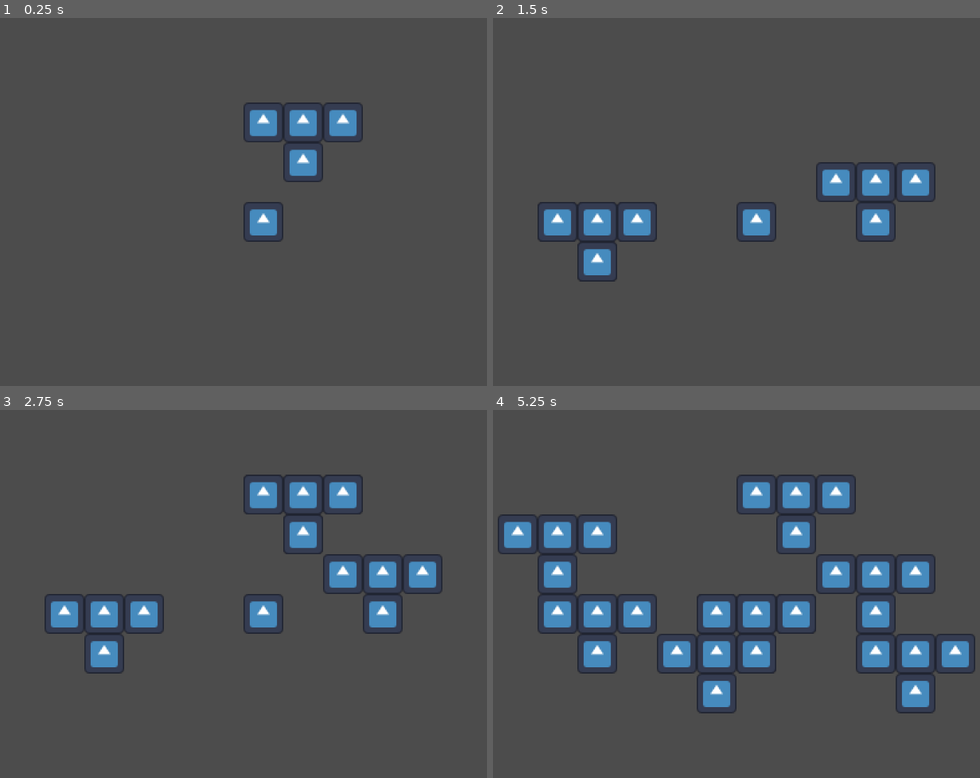
Above: before the commit, frames 1-4 (two rows, left to right).
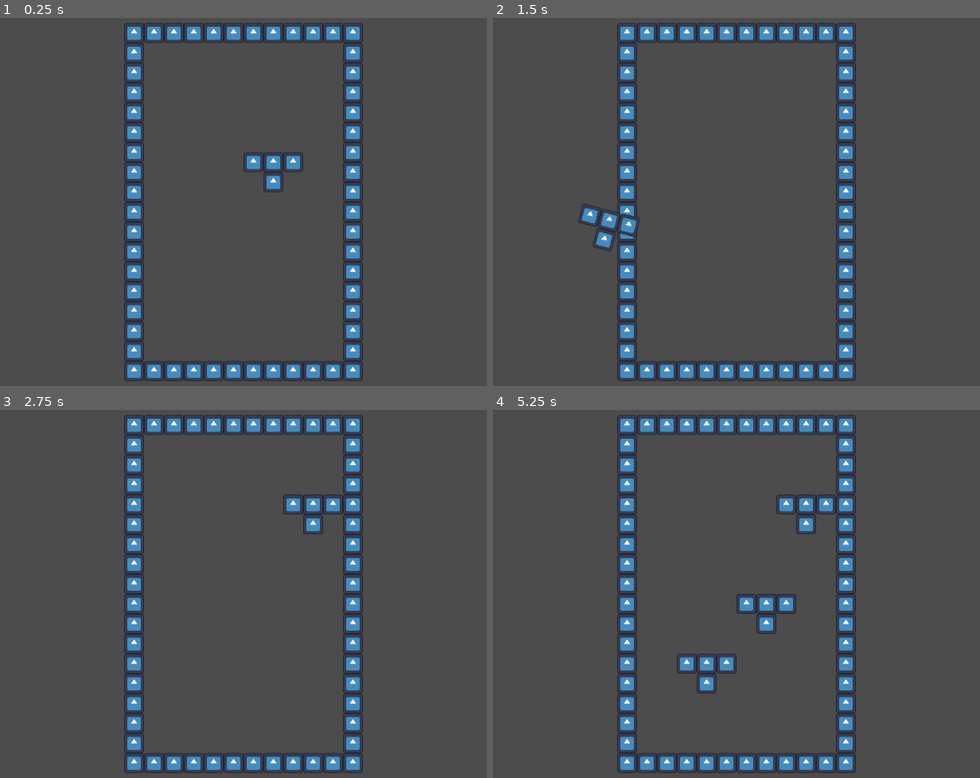
Above: after the commit, the same moments.

Repository: kennethbchen/Polyomino-Tower-Defense
Game: Godot game, scene res://Game.tscn
Same seed, same stepped clock (60 frames per second), same inputs: the game is played once before the commit and once after it. The engine's default icon, where the game draws it, is replaced by a stand-in: a white triangle on a blue panel in a dark square.
Inputs (mouse positions are in pixels of both pictures, inside the frame that each line leads up to):
- Up to frame 1 (0.25 s): no input
- Up to frame 2 (1.5 s): tap Enter at 0.5 s; move the mouse to (877, 183) at 0.52 s; click (877, 183) at 0.67 s; move the mouse to (609, 220) at 1.27 s; click (609, 220) at 1.42 s
- Up to frame 3 (2.75 s): move the mouse to (306, 513) at 2.02 s; click (306, 513) at 2.17 s
- Up to frame 4 (5.25 s): tap Space at 2.75 s; move the mouse to (702, 667) at 2.77 s; click (702, 667) at 2.92 s; tap Enter at 3.5 s; move the mouse to (926, 649) at 3.52 s; click (926, 649) at 3.67 s; move the mouse to (546, 538) at 4.27 s; click (546, 538) at 4.42 s; move the mouse to (770, 594) at 5.02 s; click (770, 594) at 5.17 s

The runs differ from the first frame. In frame 1, 10% of the frame differs, in the area x 25-75%, y 1-99%; in frame 2, 12%; in frame 3, 13%; in frame 4, 21%, in the area x 0-100%, y 1-99%.

Commit message:
Started implementing block place validation

Diff:
--- a/Game.tscn
+++ b/Game.tscn
@@ -8,14 +8,14 @@
 script = ExtResource( 2 )
 
 [node name="Board" type="TileMap" parent="."]
+position = Vector2( -160, -256 )
 tile_set = ExtResource( 1 )
 cell_size = Vector2( 32, 32 )
 format = 1
-tile_data = PoolIntArray( 0, 0, 0 )
+tile_data = PoolIntArray( -1, 0, 0, -65536, 0, 0, -65535, 0, 0, -65534, 0, 0, -65533, 0, 0, -65532, 0, 0, -65531, 0, 0, -65530, 0, 0, -65529, 0, 0, -65528, 0, 0, -65527, 0, 0, -65526, 0, 0, 65535, 0, 0, 10, 0, 0, 131071, 0, 0, 65546, 0, 0, 196607, 0, 0, 131082, 0, 0, 262143, 0, 0, 196618, 0, 0, 327679, 0, 0, 262154, 0, 0, 393215, 0, 0, 327690, 0, 0, 458751, 0, 0, 393226, 0, 0, 524287, 0, 0, 458762, 0, 0, 589823, 0, 0, 524298, 0, 0, 655359, 0, 0, 589834, 0, 0, 720895, 0, 0, 655370, 0, 0, 786431, 0, 0, 720906, 0, 0, 851967, 0, 0, 786442, 0, 0, 917503, 0, 0, 851978, 0, 0, 983039, 0, 0, 917514, 0, 0, 1048575, 0, 0, 983050, 0, 0, 1114111, 0, 0, 1048576, 0, 0, 1048577, 0, 0, 1048578, 0, 0, 1048579, 0, 0, 1048580, 0, 0, 1048581, 0, 0, 1048582, 0, 0, 1048583, 0, 0, 1048584, 0, 0, 1048585, 0, 0, 1048586, 0, 0 )
 
 [node name="Camera2D" type="Camera2D" parent="."]
 current = true
-zoom = Vector2( 0.5, 0.5 )
 
 [node name="Cursor" type="Node2D" parent="."]
 position = Vector2( 48, -64 )
--- a/Scripts/Cursor.gd
+++ b/Scripts/Cursor.gd
@@ -17,8 +17,6 @@
 func _ready():
 	pass
 
-
-
 func _process(delta):
 	pass
 
@@ -27,7 +25,7 @@
 	if target_pos == new_pos: return
 
 	target_pos = new_pos
-	pos_tween.interpolate_property(self, "position", position, target_pos, 0.25, Tween.TRANS_CUBIC, Tween.EASE_OUT)
+	pos_tween.interpolate_property(self, "position", position, target_pos, 0.1, Tween.TRANS_CUBIC, Tween.EASE_OUT)
 	pos_tween.start()
 
 func _set_target_rot(new_rot: int):
@@ -40,14 +38,26 @@
 	rot_tween.interpolate_property(self, "rotation_degrees", rotation_degrees, target_rot, 0.1, Tween.TRANS_CUBIC, Tween.EASE_OUT)
 	rot_tween.start()
 
+func shake_effect():
+	var duration = 0.2
+
+	if is_moving(): force_complete_tweens()
+
+	var orig_rot = target_rot
+	rot_tween.interpolate_property(self, "rotation_degrees", rotation_degrees, orig_rot + 15, duration, Tween.TRANS_BACK, Tween.EASE_OUT)
+	rot_tween.interpolate_property(self, "rotation_degrees", rotation_degrees, orig_rot - 15, duration, Tween.TRANS_BACK, Tween.EASE_OUT, duration)
+	rot_tween.interpolate_property(self, "rotation_degrees", rotation_degrees, orig_rot, duration, Tween.TRANS_BACK, Tween.EASE_OUT, duration * 2)
+
+	#pos_tween.start()
+	rot_tween.start()
+
 func rotate_90():
 
 	# Animation Cancelling:
 	# If the cursor is already rotating, then instantly finish that rotation and start a new one
 	if rot_tween.is_active():
-		rot_tween.stop_all()
+		rot_tween.remove_all()
 		rotation_degrees = rotations[rotation_index]
-		pass
 
 
 	rotation_index = (rotation_index + 1) % len(rotations)
@@ -70,8 +80,8 @@
 		return false
 
 func force_complete_tweens():
-	pos_tween.stop_all()
-	rot_tween.stop_all()
+	pos_tween.remove_all()
+	rot_tween.remove_all()
 
 	position = target_pos
 	rotation_degrees = target_rot
--- a/Scripts/Game.gd
+++ b/Scripts/Game.gd
@@ -1,4 +1,7 @@
 extends Node2D
+
+var board_width = 10
+var board_height = 16
 
 var cell_size = 32
 
@@ -14,7 +17,6 @@
 
 var current_block: Node2D
 
-# Called when the node enters the scene tree for the first time.
 func _ready():
 
 	root = get_tree().root
@@ -22,10 +24,8 @@
 	current_block = load("res://Blocks/T-Piece.tscn").instance()
 	cursor.add_child(current_block)
 
-	pass # Replace with function body.
 
 
-# Called every frame. 'delta' is the elapsed time since the previous frame.
 func _process(delta):
 	pass
 
@@ -33,8 +33,15 @@
 
 	if event is InputEventMouseMotion:
 		# Move the cursor
-		var cursor_pos = board.to_global(board.map_to_world(board.world_to_map(camera.get_local_mouse_position())))
-		cursor.set_target_pos(cursor_pos + cell_offset)
+		var cursor_pos = Vector2.ZERO
+
+		if is_in_board(get_selected_tile()):
+			cursor_pos = get_quantized_cursor_pos() + cell_offset
+
+		else:
+			cursor_pos = get_mouse_pos()
+
+		cursor.set_target_pos(cursor_pos)
 
 	if event is InputEventMouseButton:
 
@@ -49,7 +56,16 @@
 			# except for quantizing the positions to fit on the grid
 			if current_block == null: return
 
+			if !is_in_board(get_selected_tile()):
+				cursor.shake_effect()
+				return
+
 			# TODO, verify that there aren't blocks already there
+			# Verify that individual block squares are valid
+			for pos in current_block.get_children_global_pos():
+				if !is_in_board(global_to_tile(pos)):
+					cursor.shake_effect()
+					return
 
 			# Animation Cancelling:
 			# Make sure that the cursor is not tweening
@@ -57,7 +73,7 @@
 			if cursor.is_moving(): cursor.force_complete_tweens()
 
 			for pos in current_block.get_children_global_pos():
-				set_tile(board.world_to_map(pos))
+				set_tile(board.world_to_map(board.to_local(pos)))
 
 
 		if event.button_index == 2:
@@ -67,5 +83,31 @@
 
 
 
+func get_mouse_pos():
+	return camera.get_global_mouse_position()
+
 func set_tile(tilemap_position: Vector2):
 	board.set_cellv(tilemap_position, 0)
+
+# Returns global coordinates
+func quantize_position(global_position: Vector2):
+	return board.map_to_world(board.world_to_map(global_position))
+
+# Returns global coordinates
+func get_quantized_cursor_pos():
+	return quantize_position(get_mouse_pos())
+
+# Returns tilemap coordinates
+func get_selected_tile():
+	return global_to_tile(get_mouse_pos())
+
+func global_to_tile(global_position: Vector2):
+	return board.world_to_map(board.to_local(global_position))
+
+func is_in_board(tilemap_coordinate: Vector2):
+
+	if 0 <= tilemap_coordinate.x and tilemap_coordinate.x <= board_width - 1 and \
+		0 <= tilemap_coordinate.y and tilemap_coordinate.y <= board_height - 1:
+		return true
+	else:
+		return false
--- a/Tiles.tres
+++ b/Tiles.tres
@@ -1,6 +1,18 @@
-[gd_resource type="TileSet" load_steps=2 format=2]
+[gd_resource type="TileSet" load_steps=6 format=2]
 
 [ext_resource path="res://icon.svg" type="Texture" id=1]
+[ext_resource path="res://Sprites/NavigationTiles.png" type="Texture" id=2]
+
+[sub_resource type="NavigationPolygon" id=1]
+vertices = PoolVector2Array( 32, 32, 0, 32, 0, 0, 32, 0 )
+polygons = [ PoolIntArray( 0, 1, 2, 3 ) ]
+outlines = [ PoolVector2Array( 32, 32, 0, 32, 0, 0, 32, 0 ) ]
+
+[sub_resource type="OccluderPolygon2D" id=2]
+polygon = PoolVector2Array( 32, 32, 0, 32, 0, 0, 32, 0 )
+
+[sub_resource type="ConvexPolygonShape2D" id=3]
+points = PoolVector2Array( 32, 32, 0, 32, 0, 0, 32, 0 )
 
 [resource]
 0/name = "icon.svg 0"
@@ -17,3 +29,40 @@
 0/shape_one_way_margin = 0.0
 0/shapes = [  ]
 0/z_index = 0
+1/name = "NavigationTiles.png 1"
+1/texture = ExtResource( 2 )
+1/tex_offset = Vector2( 0, 0 )
+1/modulate = Color( 1, 1, 1, 1 )
+1/region = Rect2( 0, 0, 32, 32 )
+1/tile_mode = 0
+1/occluder_offset = Vector2( 0, 0 )
+1/navigation_offset = Vector2( 0, 0 )
+1/navigation = SubResource( 1 )
+1/shape_offset = Vector2( 0, 0 )
+1/shape_transform = Transform2D( 1, 0, 0, 1, 0, 0 )
+1/shape_one_way = false
+1/shape_one_way_margin = 0.0
+1/shapes = [  ]
+1/z_index = 0
+2/name = "NavigationTiles.png 2"
+2/texture = ExtResource( 2 )
+2/tex_offset = Vector2( 0, 0 )
+2/modulate = Color( 1, 1, 1, 1 )
+2/region = Rect2( 32, 0, 32, 32 )
+2/tile_mode = 0
+2/occluder_offset = Vector2( 0, 0 )
+2/occluder = SubResource( 2 )
+2/navigation_offset = Vector2( 0, 0 )
+2/shape_offset = Vector2( 0, 0 )
+2/shape_transform = Transform2D( 1, 0, 0, 1, 0, 0 )
+2/shape = SubResource( 3 )
+2/shape_one_way = false
+2/shape_one_way_margin = 1.0
+2/shapes = [ {
+"autotile_coord": Vector2( 0, 0 ),
+"one_way": false,
+"one_way_margin": 1.0,
+"shape": SubResource( 3 ),
+"shape_transform": Transform2D( 1, 0, 0, 1, 0, 0 )
+} ]
+2/z_index = 0
Binary file added: Sprites/NavigationTiles.png
Not shown, added: Sprites/NavigationTiles.png.import
